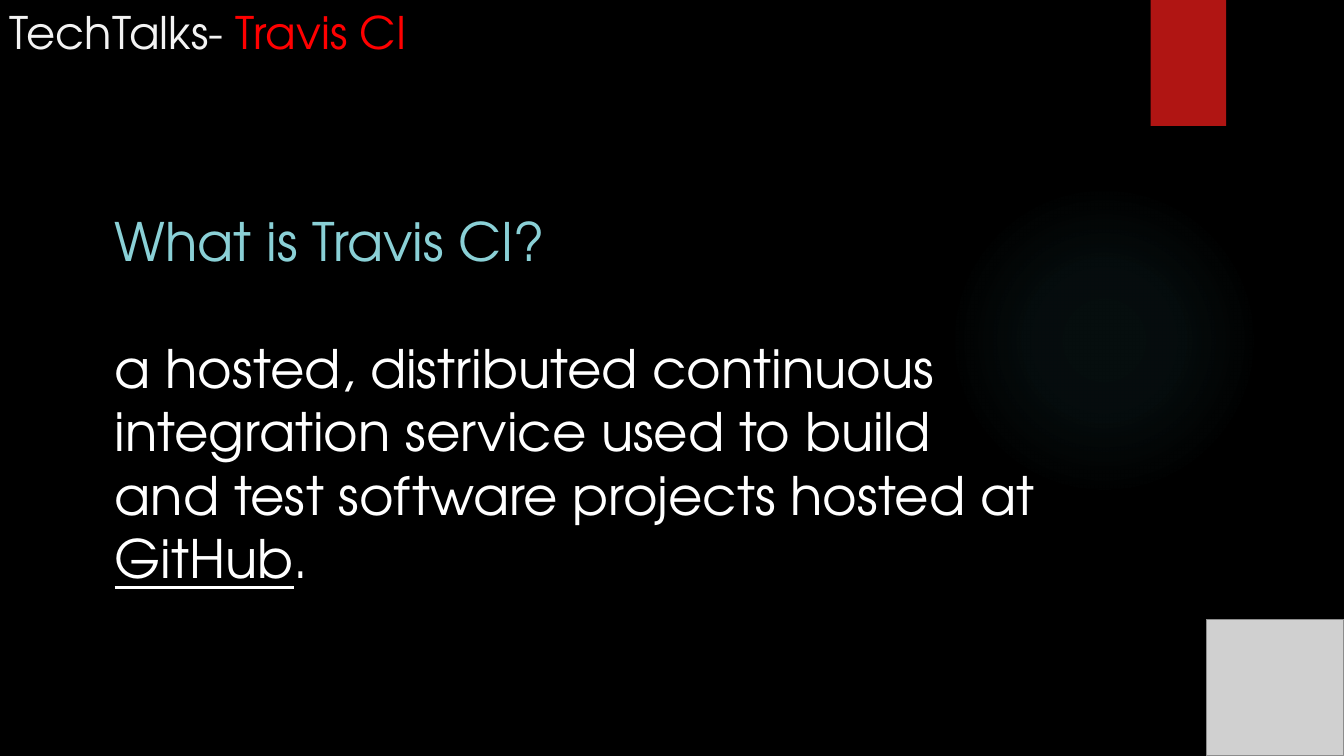
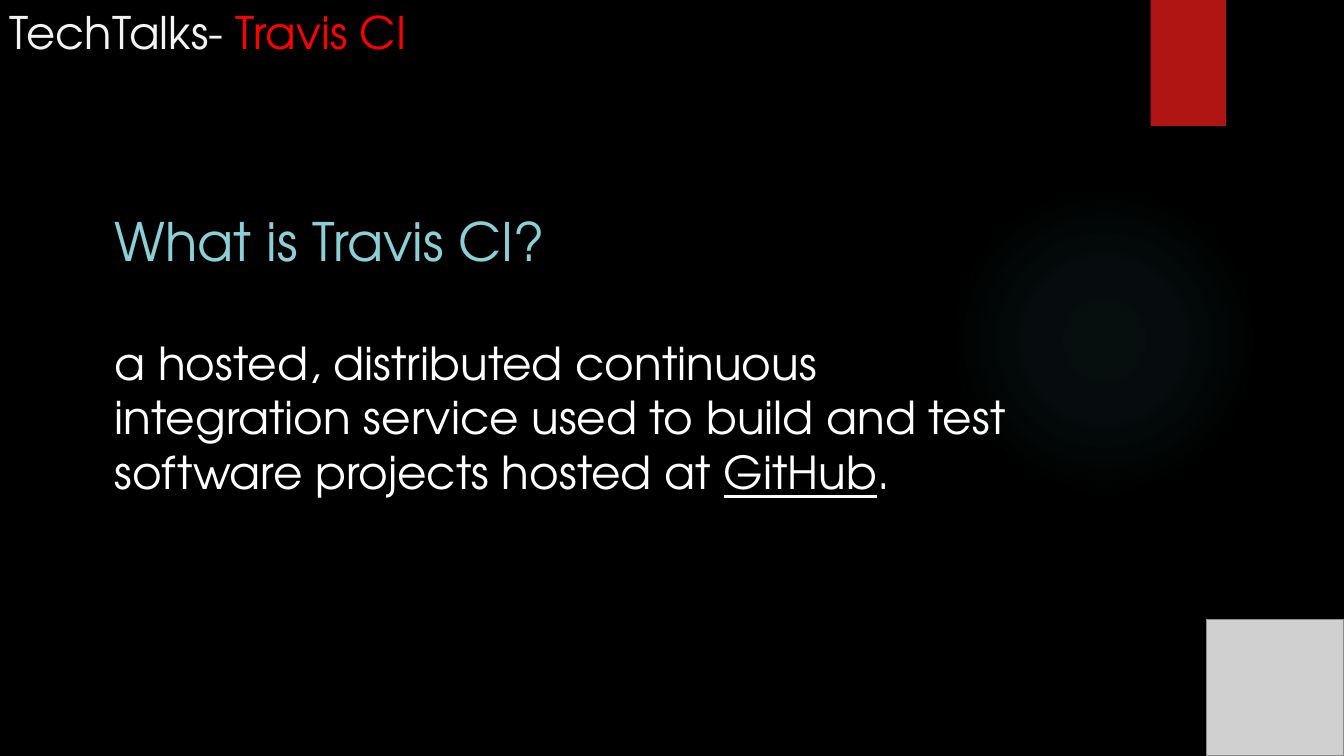
Before and after one commit to dbzvishal/TravisCI-TechTalk, a slide deck: slide 3 of TravisCI_ppt.pptx. Drawn at 1344x756 pixels with LibreOffice and Linux fonts; fonts in the diff are those of the drawing; grey boxes stand for pictures; background and template pictures are left out. Boxes give left, top, right and bottom in pixels: in the first picture for what was removed or moved away, otherwise in the second. Text is boxed around its words. In the diff, an @@ line names an element or a change of style, - is before the commit and + after.

```diff
--- a/TravisCI_ppt.pptx
+++ b/TravisCI_ppt.pptx
@@ title "What is Travis CI? a ..." at [115, 221, 1006, 498]: size 37.8 to 32.4 pt in "a hosted, distributed continuous integration service used ..." @@
```
Also in this commit, not shown: 4 other slides changed.
